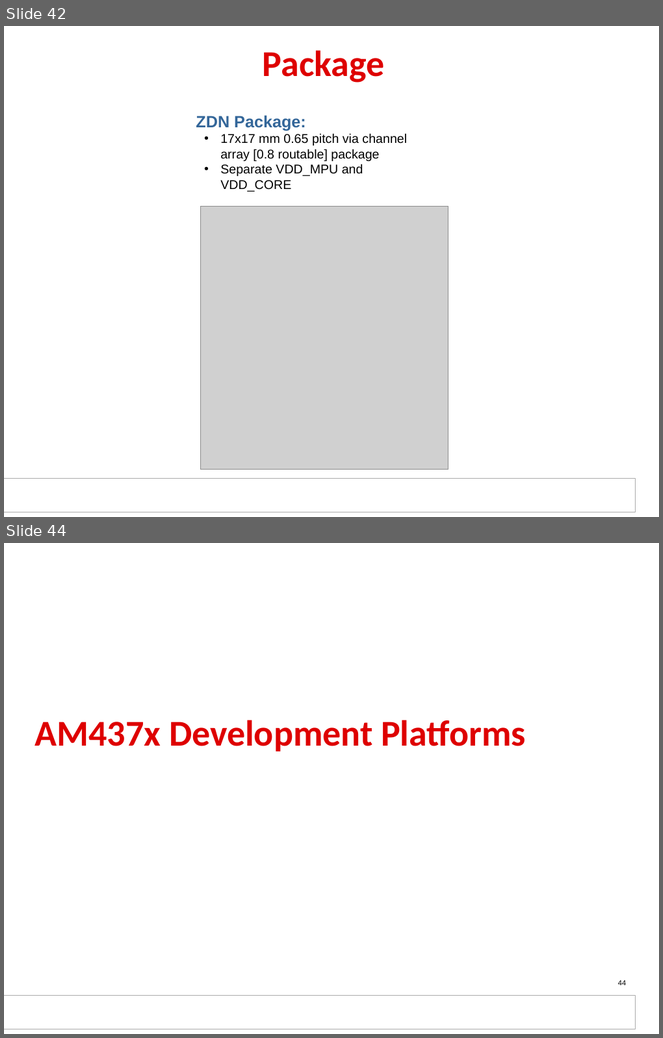
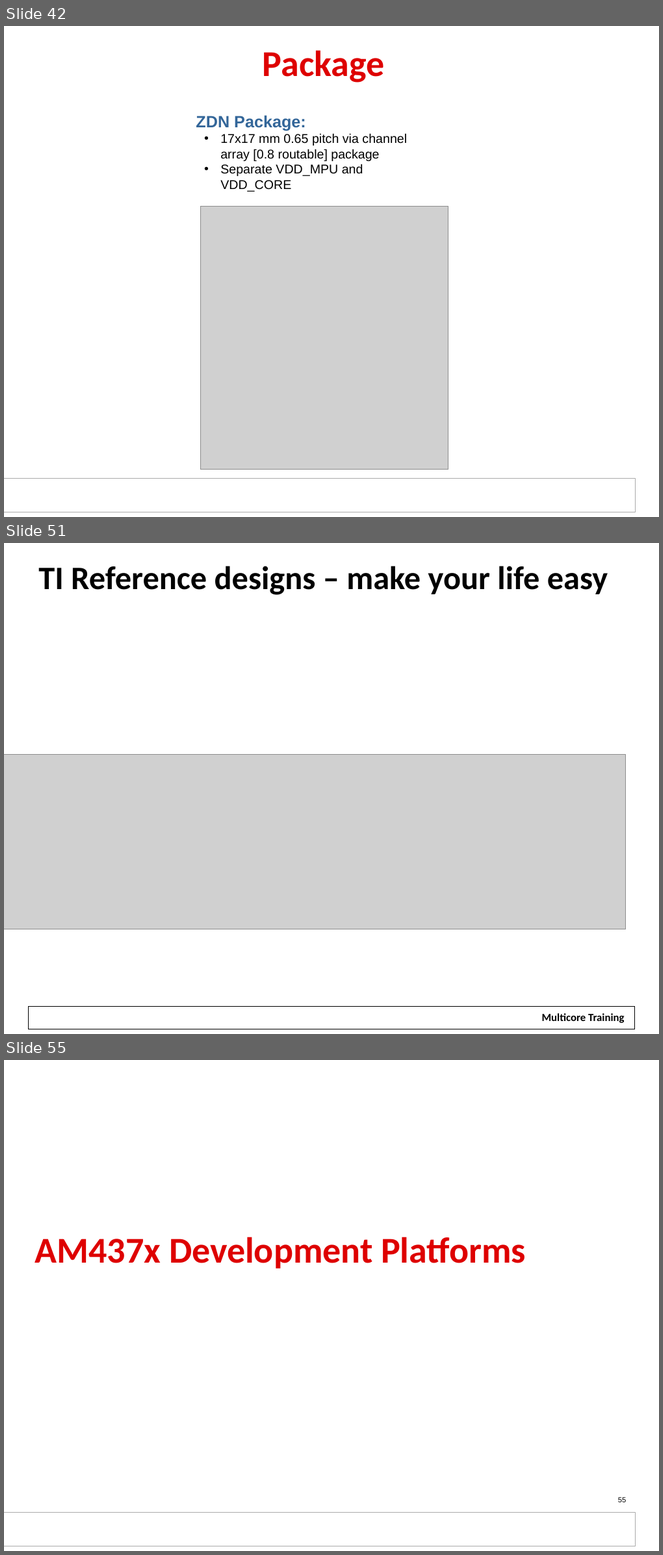
Before and after one commit to hari1989/keystone-workshop, a slide deck: preliminary/Working/presentations/Sitara/Ran_sitara_boot_camp_am437x_technical_overview_final.pptx. Shown one above the other, each under a label of ours: slides 42 and 44 before the commit, slides 42, 51 and 55 after it; the slides between them are not shown. The pictures are 663x1038 and 663x1555 pixels, drawn with LibreOffice and Linux fonts; fonts in the diff are those of the drawing; grey boxes stand for pictures; background and template pictures are left out. Boxes give left, top, right and bottom in pixels: in the first picture for what was removed or moved away, otherwise in the second. Text is boxed around its words. In the diff, an @@ line names an element or a change of style, - is before the commit and + after.

```diff
--- a/preliminary/Working/presentations/Sitara/Ran_sitara_boot_camp_am437x_technical_overview_final.pptx
+++ b/preliminary/Working/presentations/Sitara/Ran_sitara_boot_camp_am437x_technical_overview_final.pptx
@@ slide 51 added at bbox=[4, 543, 659, 1034], background #FFFFFF @@
@@ title added at bbox=[38, 566, 608, 595], 36 pt, text #000000, bold @@
+TI Reference designs – make your life easy
@@ picture added at bbox=[4, 755, 626, 930] @@
@@ rectangle added at bbox=[28, 1007, 635, 1030], outline #000000 0.75 pt @@
@@ text added at bbox=[542, 1014, 624, 1023], 12 pt, text #000000, bold @@
+Multicore Training
@@ what was slide 44 is now slide 55 @@
@@ page number at bbox=[618, 1497, 626, 1503]: text changed @@
-44
+55
```
Also in this commit, not shown: 1 slide changed, 11 other slides added, 7 slides removed.
